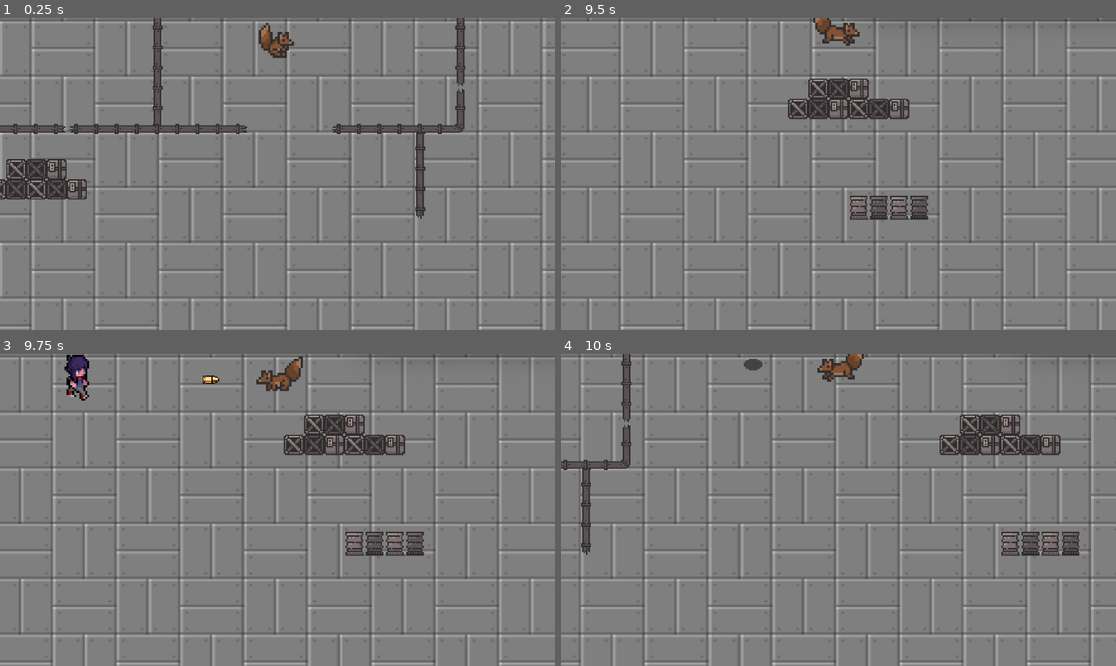
Above: before the commit, frames 1-4 (two rows, left to right).
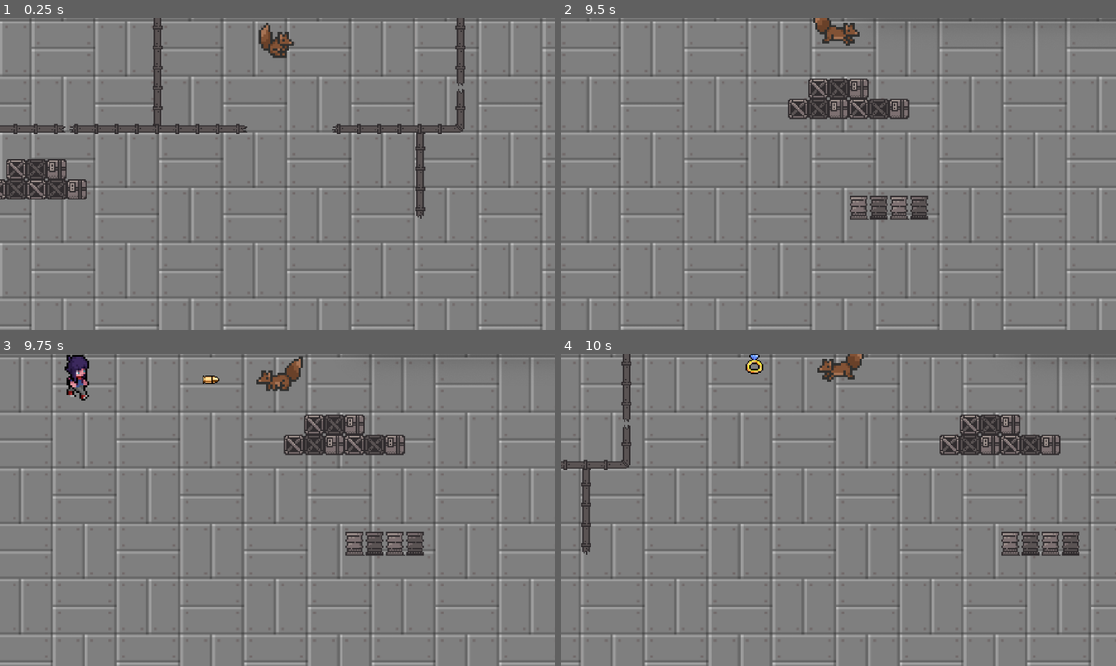
Above: after the commit, the same moments.

Repository: nataliavera6/squirrel-with-a-gun
Game: Godot game, scene res://Scenes/game.tscn
Same seed, same stepped clock (60 frames per second), same inputs: the game is played once before the commit and once after it.
Inputs (mouse positions are in pixels of both pictures, inside the frame that each line leads up to):
- Up to frame 1 (0.25 s): no input
- Up to frame 2 (9.5 s): tap Enter (ui_accept) at 0.5, 0.77, 1.52, 3.02, 3.77, 4.52, 6.02, 6.77, 7.52, 9.02 s; move the mouse to (960, 158) at 0.52 s; hold Right (right) 0.53-2.03 s; click (960, 158) at 0.6 s; move the mouse to (727, 189) at 1.27 s; click (727, 189) at 1.35 s; move the mouse to (894, 105) at 2.02 s; hold Left (left) 2.03-2.78 s; click (894, 105) at 2.1 s; move the mouse to (810, 236) at 2.77 s; hold Right (right) 2.78-4.28 s; click (810, 236) at 2.85 s; move the mouse to (1005, 220) at 3.52 s; click (1005, 220) at 3.6 s; move the mouse to (672, 127) at 4.27 s; hold Left (left) 4.28-5.03 s; click (672, 127) at 4.35 s; move the mouse to (866, 174) at 5.02 s; hold Right (right) 5.03-5.78 s; click (866, 174) at 5.1 s; move the mouse to (755, 96) at 5.77 s; hold Left (left) 5.78-7.28 s; click (755, 96) at 5.85 s; move the mouse to (960, 158) at 6.52 s; click (960, 158) at 6.6 s; move the mouse to (727, 189) at 7.27 s; hold Right (right) from 7.28 s (still down); click (727, 189) at 7.35 s; move the mouse to (894, 105) at 8.02 s; click (894, 105) at 8.1 s; move the mouse to (810, 236) at 8.77 s; click (810, 236) at 8.85 s
- Up to frame 3 (9.75 s): move the mouse to (444, 556) at 9.52 s; release Right (right) at 9.53 s; hold Left (left) from 9.53 s (still down); click (444, 556) at 9.6 s
- Up to frame 4 (10 s): keep holding Left (left); tap Enter (ui_accept) at 9.77 s

Frames 1-3 are identical in both runs. In frame 4, 0.2% of the frame differs, in the area x 32-37%, y 0-7%.

Commit message:
Added end scene and more
added final scene of game and made have title screen and interactables with items

Diff:
--- /dev/null
+++ b/EndScene.tscn
@@ -0,0 +1,16 @@
+[gd_scene format=3 uid="uid://vocdtcw1iwpr"]
+
+[ext_resource type="Script" uid="uid://b7h1715afmch7" path="res://control.gd" id="1_2fn36"]
+[ext_resource type="VideoStream" uid="uid://c7b5mkhw6f20c" path="res://assets/0426.ogv" id="2_yxkly"]
+
+[node name="Control" type="Control" unique_id=2058976712]
+layout_mode = 3
+anchors_preset = 0
+script = ExtResource("1_2fn36")
+
+[node name="VideoStreamPlayer" type="VideoStreamPlayer" parent="." unique_id=636778869]
+layout_mode = 0
+offset_right = 40.0
+offset_bottom = 40.0
+scale = Vector2(0.3020567, 0.2995275)
+stream = ExtResource("2_yxkly")
--- /dev/null
+++ b/Scenes/EndScene.tscn
@@ -0,0 +1,27 @@
+[gd_scene format=3 uid="uid://b6s3kgqvy6r30"]
+
+[ext_resource type="Script" uid="uid://fambef6yniax" path="res://Scenes/end_scene.gd" id="1_fxskr"]
+[ext_resource type="VideoStream" uid="uid://c7b5mkhw6f20c" path="res://assets/0426.ogv" id="2_ckv4c"]
+
+[node name="Control" type="Control" unique_id=1916618575]
+layout_mode = 3
+anchors_preset = 15
+anchor_right = 1.0
+anchor_bottom = 1.0
+grow_horizontal = 2
+grow_vertical = 2
+script = ExtResource("1_fxskr")
+
+[node name="VideoStreamPlayer" type="VideoStreamPlayer" parent="." unique_id=661545416]
+layout_mode = 0
+offset_right = 40.0
+offset_bottom = 40.0
+scale = Vector2(0.30186826, 0.29895794)
+stream = ExtResource("2_ckv4c")
+
+[node name="ColorRect" type="ColorRect" parent="." unique_id=583741735]
+layout_mode = 0
+offset_right = 40.0
+offset_bottom = 40.0
+scale = Vector2(28.832298, 16.19777)
+color = Color(0.021434637, 0.021434635, 0.021434633, 1)
--- /dev/null
+++ b/Scenes/end_scene.gd
@@ -0,0 +1,18 @@
+extends Control
+
+@onready var video = $VideoStreamPlayer
+@onready var fade_rect = $ColorRect
+
+func _ready():
+	fade_rect.color.a = 1.0
+	video.play()
+	fade_in()
+
+
+func fade_in():
+	var tween = create_tween()
+	tween.tween_property(fade_rect, "color:a", 0.0, 1.5)
+
+
+func _on_VideoStreamPlayer_finished():
+	get_tree().change_scene_to_file("res://Scenes/main_menu.tscn")
--- a/Scenes/game.gd
+++ b/Scenes/game.gd
@@ -9,6 +9,10 @@
 var Levels = ["1","2","3","4"]
 var level = Levels[0]
 var checkpoint_pos: Vector2
+var items_collected = 0
+var items_needed = 3
+
+
 # Called when the node enters the scene tree for the first time.
 func _ready() -> void:
 	player.player_won.connect(_on_player_victory)
@@ -33,15 +37,71 @@
 	pass
 
 func _on_item_collected(animation_name: String):
-	print("Game received item:", animation_name)
+
+	if get_tree().paused:
+		return
+
+	items_collected += 1
+	print("ITEMS:", items_collected, "/", items_needed)
+
 	get_tree().paused = true
+
+	$DialogueBox.process_mode = Node.PROCESS_MODE_ALWAYS
+
 	if animation_name == "1":
-		$DialogueBox.start_dialogue("You found the first item.")
+		$DialogueBox.start_dialogue("A ring, seems familiar.")
 	elif animation_name == "2":
-		$DialogueBox.start_dialogue("You found the second item.")
+		$DialogueBox.start_dialogue("I remember someone loving pie.")
 	else:
-		$DialogueBox.start_dialogue("You found an item.")
-
+		$DialogueBox.start_dialogue("To my dearly beloved...")
+
+#func _on_item_collected(animation_name: String):
+	#items_collected += 1
+	#print("ITEMS:", items_collected)
+#
+	#if items_collected >= items_needed:
+		#get_tree().change_scene_to_file("res://Scenes/EndScene.tscn")
+	#
+	#if animation_name == "1":
+		#$DialogueBox.start_dialogue("A ring, seems familiar.")
+	#elif animation_name == "2":
+		#$DialogueBox.start_dialogue("I remember someone loving pie.")
+	#else:
+		#$DialogueBox.start_dialogue("To my dearly beloved?")
+
+func _on_DialogueBox_dialogue_finished():
+	get_tree().paused = false
+
+	if items_collected >= items_needed:
+		call_deferred("trigger_end_game")
+#func _on_DialogueBox_dialogue_finished():
+	#get_tree().paused = false
+#
+	## ONLY trigger end AFTER final dialogue is done AND NOT immediately
+	#if items_collected == items_needed:
+		call_deferred("trigger_end_game")
+#func _on_DialogueBox_dialogue_finished():
+	#get_tree().paused = false
+	#
+	#if items_collected >= items_needed:
+		#trigger_end_game()
+		#call_deferred("trigger_end_game")
+	#else:
+		#get_tree().paused = false
+##func _on_DialogueBox_dialogue_finished():
+	##get_tree().paused = false
+	#
+	#if items_collected >= items_needed:
+		#trigger_end_game()
+func trigger_end_game():
+	print("ENDING GAME → VIDEO")
+
+	get_tree().paused = false
+	get_tree().change_scene_to_file("res://EndScene.tscn")
+#func trigger_end_game():
+	#print("🔥 trigger_end_game CALLED")
+	#get_tree().paused = false
+	#get_tree().change_scene_to_file("res://Scenes/EndScene.tscn")
 
 func _on_last_enemy_killed(item_pos: Vector2):
 	spawn_item(level, item_pos)
@@ -82,7 +142,7 @@
 		enemy.queue_free()
 
 func spawn_enemies(amount: int) -> void:
-	print(amount)
+	#print(amount)
 	for i in range(amount):
 		var enemy = preload("res://Scenes/enemy.tscn").instantiate()
 		var spawn_point: Vector2 = enemy_to_player()
@@ -173,7 +233,8 @@
 	get_tree().change_scene_to_file("res://Scenes/end_screen.tscn")
 
 
-func _on_texture_button_pressed() -> void:
-	var bus := AudioServer.get_bus_index("Master")
-	var muted := AudioServer.is_bus_mute(bus)
-	AudioServer.set_bus_mute(bus, not muted)
+
+#func _on_texture_button_pressed() -> void:
+	#var bus := AudioServer.get_bus_index("Master")
+	#var muted := AudioServer.is_bus_mute(bus)
+	#AudioServer.set_bus_mute(bus, not muted)
--- a/Scenes/game.tscn
+++ b/Scenes/game.tscn
@@ -2,12 +2,59 @@
 
 [ext_resource type="PackedScene" uid="uid://d2vm35hcqwos6" path="res://Scenes/squirrel.tscn" id="1_qxrlw"]
 [ext_resource type="Script" uid="uid://dc6peloi8ljp1" path="res://Scenes/game.gd" id="1_wrm1d"]
-[ext_resource type="PackedScene" uid="uid://dgrkubivcwsn2" path="res://Scenes/items.tscn" id="2_3dryh"]
+[ext_resource type="Texture2D" uid="uid://b0amqj1pybp2r" path="res://Item__41.png" id="2_ldgsr"]
 [ext_resource type="Texture2D" uid="uid://bo0ojle1lwxdh" path="res://assets/16x16_Pixel_Warehouse_V1/WarehouseTilemap.png" id="3_1l0tm"]
+[ext_resource type="Texture2D" uid="uid://dwkmukpakdvh" path="res://Item__67.png" id="3_o5yvi"]
 [ext_resource type="PackedScene" uid="uid://cyra1m2ortg00" path="res://Scenes/dialogue_box.tscn" id="4_3dryh"]
+[ext_resource type="Texture2D" uid="uid://de74nmwt5623w" path="res://Item__36.png" id="4_rku1e"]
 [ext_resource type="Texture2D" uid="uid://b82hkbbg8etmi" path="res://assets/16x16_Pixel_Warehouse_V1/WarehouseTilemapExtras.png" id="4_v158k"]
 [ext_resource type="Texture2D" uid="uid://cem1d2ohhjxn2" path="res://assets/16x16_Pixel_Warehouse_V1/ShelfingTilemap.png" id="5_h4fw4"]
 [ext_resource type="Texture2D" uid="uid://bnu7vpebt4cyy" path="res://assets/floor.png" id="6_v158k"]
+
+[sub_resource type="RectangleShape2D" id="RectangleShape2D_q1pnx"]
+size = Vector2(26, 23)
+
+[sub_resource type="SpriteFrames" id="SpriteFrames_ritxu"]
+animations = [{
+"frames": [{
+"duration": 1.0,
+"texture": ExtResource("2_ldgsr")
+}],
+"loop": true,
+"name": &"1",
+"speed": 5.0
+}, {
+"frames": [{
+"duration": 1.0,
+"texture": ExtResource("3_o5yvi")
+}],
+"loop": true,
+"name": &"2",
+"speed": 5.0
+}, {
+"frames": [{
+"duration": 1.0,
+"texture": ExtResource("4_rku1e")
+}],
+"loop": true,
+"name": &"3",
+"speed": 5.0
+}]
+
+[sub_resource type="PackedScene" id="PackedScene_rfjv2"]
+_bundled = {
+"conn_count": 0,
+"conns": PackedInt32Array(),
+"editable_instances": [],
+"id_paths": [],
+"names": PackedStringArray("CharacterBody2D", "item", "CollisionShape2D", "position", "shape", "debug_color", "AnimatedSprite2D", "sprite_frames", "animation"),
+"node_count": 3,
+"node_ids": PackedInt32Array(1480070289, 583858315, 1004094974),
+"node_paths": [],
+"nodes": PackedInt32Array(-1, -1, 0, 0, -1, 0, 1, 1, 0, 0, 2, 2, -1, 3, 3, 0, 4, 1, 5, 2, 0, 0, 0, 6, 6, -1, 2, 7, 3, 8, 4, 0),
+"variants": [Vector2(-1, 0), SubResource("RectangleShape2D_q1pnx"), Color(4.042983e-06, 0.5926625, 0.7373915, 0.41960785), SubResource("SpriteFrames_ritxu"), &"3"],
+"version": 3
+}
 
 [sub_resource type="TileSetAtlasSource" id="TileSetAtlasSource_ldgsr"]
 texture = ExtResource("3_1l0tm")
@@ -6008,7 +6055,7 @@
 
 [node name="Node2D" type="Node2D" unique_id=58442643]
 script = ExtResource("1_wrm1d")
-Item = ExtResource("2_3dryh")
+Item = SubResource("PackedScene_rfjv2")
 
 [node name="TileMapLayer" type="TileMapLayer" parent="." unique_id=104915175]
 visible = false
--- a/Scenes/items.tscn
+++ b/Scenes/items.tscn
@@ -1,19 +1,17 @@
 [gd_scene format=3 uid="uid://dgrkubivcwsn2"]
 
-[ext_resource type="Texture2D" uid="uid://dnt8l8ep6hlsg" path="res://assets/The Male adventurer - Free/Shadow.png" id="1_ritxu"]
+[ext_resource type="Texture2D" uid="uid://b0amqj1pybp2r" path="res://Item__41.png" id="1_gio08"]
+[ext_resource type="Texture2D" uid="uid://dwkmukpakdvh" path="res://Item__67.png" id="2_u4qx2"]
+[ext_resource type="Texture2D" uid="uid://de74nmwt5623w" path="res://Item__36.png" id="3_34yua"]
 
 [sub_resource type="RectangleShape2D" id="RectangleShape2D_q1pnx"]
 size = Vector2(26, 23)
-
-[sub_resource type="AtlasTexture" id="AtlasTexture_hvysp"]
-atlas = ExtResource("1_ritxu")
-region = Rect2(17, 36, 17, 12)
 
 [sub_resource type="SpriteFrames" id="SpriteFrames_ritxu"]
 animations = [{
 "frames": [{
 "duration": 1.0,
-"texture": SubResource("AtlasTexture_hvysp")
+"texture": ExtResource("1_gio08")
 }],
 "loop": true,
 "name": &"1",
@@ -21,7 +19,7 @@
 }, {
 "frames": [{
 "duration": 1.0,
-"texture": SubResource("AtlasTexture_hvysp")
+"texture": ExtResource("2_u4qx2")
 }],
 "loop": true,
 "name": &"2",
@@ -29,18 +27,10 @@
 }, {
 "frames": [{
 "duration": 1.0,
-"texture": SubResource("AtlasTexture_hvysp")
+"texture": ExtResource("3_34yua")
 }],
 "loop": true,
 "name": &"3",
-"speed": 5.0
-}, {
-"frames": [{
-"duration": 1.0,
-"texture": SubResource("AtlasTexture_hvysp")
-}],
-"loop": true,
-"name": &"4",
 "speed": 5.0
 }]
 
@@ -53,4 +43,4 @@
 
 [node name="AnimatedSprite2D" type="AnimatedSprite2D" parent="." unique_id=1004094974]
 sprite_frames = SubResource("SpriteFrames_ritxu")
-animation = &"4"
+animation = &"3"
--- /dev/null
+++ b/StartScene.tscn
@@ -0,0 +1,40 @@
+[gd_scene format=3 uid="uid://kwri71byltbc"]
+
+[ext_resource type="Script" uid="uid://roi0xpo5dhuj" path="res://start_scene.gd" id="1_2j6u4"]
+[ext_resource type="Texture2D" uid="uid://byxje0q1aacmx" path="res://istockphoto-92162167-612x612.jpg" id="1_xtwlf"]
+
+[sub_resource type="GDScript" id="GDScript_50cbs"]
+
+[node name="Control" type="Control" unique_id=1108866278]
+layout_mode = 3
+anchors_preset = 15
+anchor_right = 1.0
+anchor_bottom = 1.0
+grow_horizontal = 2
+grow_vertical = 2
+script = ExtResource("1_2j6u4")
+
+[node name="Background" type="TextureRect" parent="." unique_id=910897112]
+layout_mode = 0
+offset_right = 1152.0
+offset_bottom = 650.0
+texture = ExtResource("1_xtwlf")
+script = SubResource("GDScript_50cbs")
+
+[node name="Title" type="Label" parent="." unique_id=1007134451]
+layout_mode = 0
+offset_left = 11.0
+offset_top = 86.0
+offset_right = 162.0
+offset_bottom = 109.0
+scale = Vector2(1.9820223, 3.1801536)
+text = "Squirrel With a Gun"
+
+[node name="Button" type="Button" parent="." unique_id=2108663162]
+layout_mode = 0
+offset_left = 126.0
+offset_top = 191.0
+offset_right = 182.0
+offset_bottom = 222.0
+text = "START
+"
--- /dev/null
+++ b/control.gd
@@ -0,0 +1,52 @@
+extends Control
+
+@onready var video = $VideoStreamPlayer
+@onready var fade_rect = $ColorRect
+
+# =========================
+# READY
+# =========================
+func _ready():
+	print("End scene loaded")
+
+	# start black screen
+	fade_rect.color.a = 1.0
+
+	# IMPORTANT: DO NOT preload .ogv manually
+	# just assign it in the Inspector instead (see note below)
+
+	video.play()
+
+	fade_in()
+
+
+# =========================
+# FADE IN
+# =========================
+func fade_in():
+	var tween = create_tween()
+	tween.tween_property(fade_rect, "color:a", 0.0, 2.0)
+
+
+# =========================
+# VIDEO FINISHED SIGNAL
+# =========================
+func _on_VideoStreamPlayer_finished():
+	print("Video finished")
+	fade_out()
+
+
+# =========================
+# FADE OUT
+# =========================
+func fade_out():
+	var tween = create_tween()
+	tween.tween_property(fade_rect, "color:a", 1.0, 2.0)
+	tween.tween_callback(Callable(self, "_go_to_menu"))
+
+
+# =========================
+# MENU
+# =========================
+func _go_to_menu():
+	get_tree().change_scene_to_file("res://Scenes/main_menu.tscn")
--- /dev/null
+++ b/start_scene.gd
@@ -0,0 +1,9 @@
+extends Control
+
+func _ready():
+	$Button.pressed.connect(_on_start_pressed)
+
+
+func _on_start_pressed():
+	print("Starting game...")
+	get_tree().change_scene_to_file("res://Scenes/game.tscn")
Binary file added: Item__36.png
Not shown, added: Item__36.png.import
Binary file added: Item__41.png
Not shown, added: Item__41.png.import
Binary file added: Item__67.png
Not shown, added: Item__67.png.import
Not shown, added: Scenes/end_scene.gd.uid
Binary file added: Scenes/large-warehouse-next-to-wooden-pier-middle-tranquil-body-water-japan-hokkaido-282172115.jpg.webp
Not shown, added: Scenes/large-warehouse-next-to-wooden-pier-middle-tranquil-body-water-japan-hokkaido-282172115.jpg.webp.import
Not shown, added: assets/0426.ogv.uid
Not shown, added: control.gd.uid
Binary file added: istockphoto-92162167-612x612.jpg
(and 7 more such lines)
